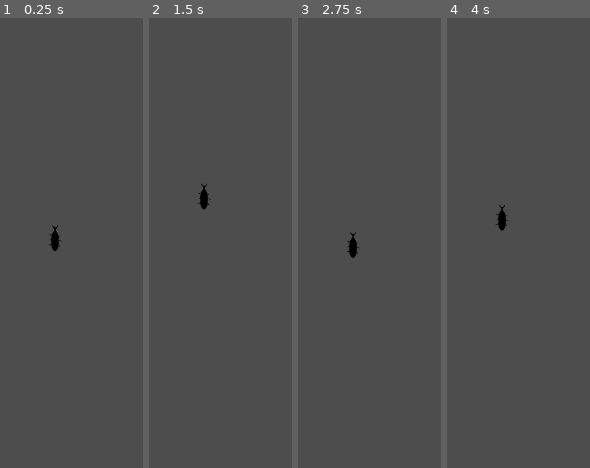
Above: before the commit, frames 1-4 (left to right).
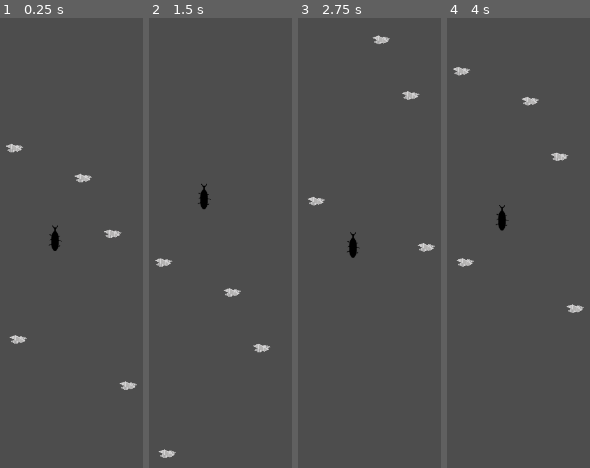
Above: after the commit, the same moments.

Repository: CarterHorton/starrrboard-HO
Game: Godot game, scene res://scenes/game.tscn
Two runs of this game, one before a commit and one after it. Both use one fixed random seed, a clock stepped at 60 frames per second and the inputs below.
Inputs:
- Up to frame 1 (0.25 s): no input
- Up to frame 2 (1.5 s): tap Enter at 0.5 s; hold Up (move_forward) 0.53-1.28 s; hold Down (move_backward) from 1.28 s (still down)
- Up to frame 3 (2.75 s): release Down (move_backward) at 2.03 s; hold Up (move_forward) from 2.03 s (still down)
- Up to frame 4 (4 s): release Up (move_forward) at 3.53 s; hold Down (move_backward) from 3.53 s (still down)

The runs differ from the first frame. In frame 1, 0.8% of the frame differs, in the area x 4-96%, y 28-83%; in frame 2, 0.6%; in frame 3, 0.6%; in frame 4, 0.8%.

Commit message:
Scraps Setup

Diff:
--- /dev/null
+++ b/starrrboard,-ho!/scenes/Scraps.tscn
@@ -0,0 +1,15 @@
+[gd_scene load_steps=3 format=3 uid="uid://cpq10lsr3g175"]
+
+[ext_resource type="Texture2D" uid="uid://6whstg5q2f0v" path="res://assets/ScrapTexture1.png" id="1_5ns3t"]
+
+[sub_resource type="ConvexPolygonShape2D" id="ConvexPolygonShape2D_5ns3t"]
+points = PackedVector2Array(501, -128, -365, 312, -920, -214, -436, -377)
+
+[node name="Scrap" type="CharacterBody2D"]
+scale = Vector2(0.02, 0.02)
+
+[node name="Sprite2D" type="Sprite2D" parent="."]
+texture = ExtResource("1_5ns3t")
+
+[node name="CollisionShape2D" type="CollisionShape2D" parent="."]
+shape = SubResource("ConvexPolygonShape2D_5ns3t")
--- a/starrrboard,-ho!/scenes/TestingScraps.tscn
+++ /dev/null
@@ -1,5 +0,0 @@
-[gd_scene format=3 uid="uid://cpq10lsr3g175"]
-
-[node name="Node2D" type="Node2D"]
-
-[node name="Sprite2D" type="Sprite2D" parent="."]
--- a/starrrboard,-ho!/scenes/game.tscn
+++ b/starrrboard,-ho!/scenes/game.tscn
@@ -1,7 +1,8 @@
-[gd_scene load_steps=3 format=3 uid="uid://cpf66xjmf73s2"]
+[gd_scene load_steps=4 format=3 uid="uid://cpf66xjmf73s2"]
 
 [ext_resource type="PackedScene" uid="uid://cs04s23q5dicv" path="res://scenes/player.tscn" id="1_uwrxv"]
-[ext_resource type="PackedScene" uid="uid://di0atnat0n2c" path="res://scenes/camera.tscn" id="2_yqjtg"]
+[ext_resource type="PackedScene" path="res://scenes/camera.tscn" id="2_yqjtg"]
+[ext_resource type="PackedScene" uid="uid://cpq10lsr3g175" path="res://scenes/Scraps.tscn" id="3_lnu2h"]
 
 [node name="game" type="Node2D"]
 position = Vector2(640, 360)
@@ -11,3 +12,20 @@
 [node name="camera" parent="player" instance=ExtResource("2_yqjtg")]
 position = Vector2(-2, 4)
 position_smoothing_enabled = true
+
+[node name="Scraps" type="Node2D" parent="."]
+
+[node name="Scrap" parent="Scraps" instance=ExtResource("3_lnu2h")]
+position = Vector2(121, 233)
+
+[node name="Scrap2" parent="Scraps" instance=ExtResource("3_lnu2h")]
+position = Vector2(-55, 159)
+
+[node name="Scrap3" parent="Scraps" instance=ExtResource("3_lnu2h")]
+position = Vector2(49, -99)
+
+[node name="Scrap4" parent="Scraps" instance=ExtResource("3_lnu2h")]
+position = Vector2(96, -10)
+
+[node name="Scrap5" parent="Scraps" instance=ExtResource("3_lnu2h")]
+position = Vector2(-61, -147)
Not shown, added: starrrboard,-ho!/assets/ScrapTexture1.png.import
